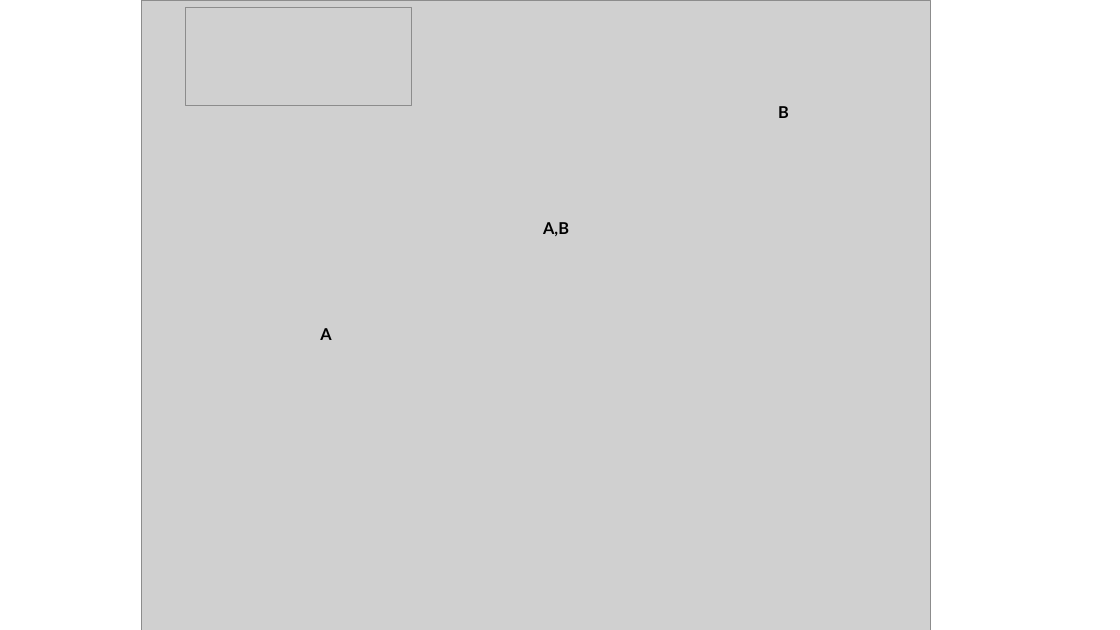
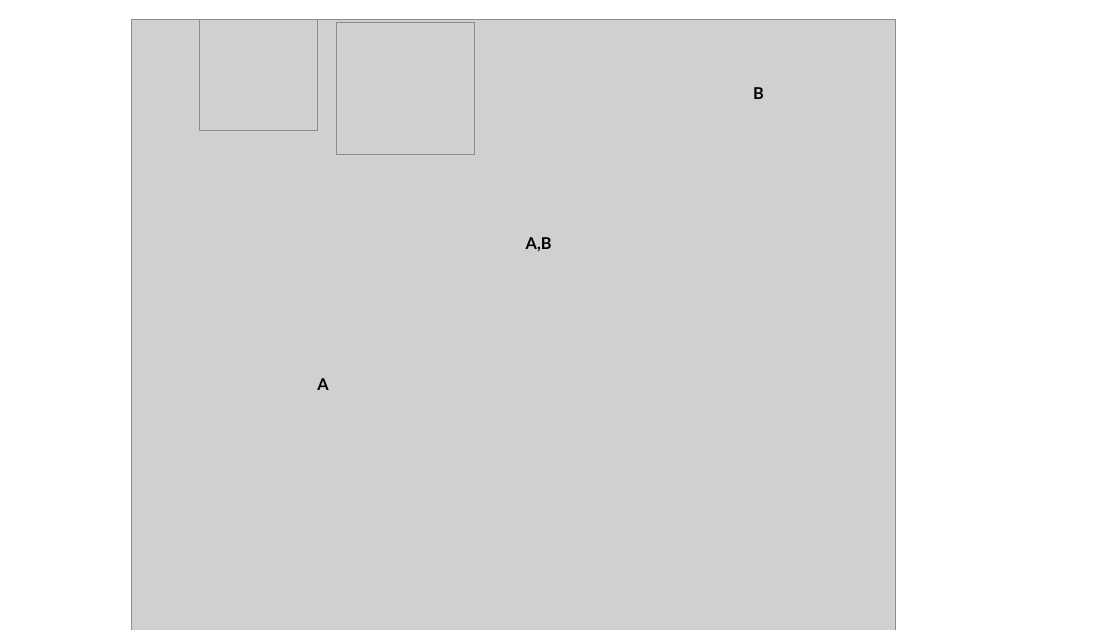
Before and after one commit to daniel1noble/lampro_cort_temp, a slide deck: slide 2 of figures/Figures.pptx. Drawn at 1120x630 pixels with LibreOffice and Linux fonts; fonts in the diff are those of the drawing; grey boxes stand for pictures. Boxes give left, top, right and bottom in pixels: in the first picture for what was removed or moved away, otherwise in the second. Text is boxed around its words. In the diff, an @@ line names an element or a change of style, - is before the commit and + after.

```diff
--- a/figures/Figures.pptx
+++ b/figures/Figures.pptx
@@ picture: place and size @@
-picture at [142,0,931,630]
+picture at [132,19,895,630]
@@ picture removed at [186,8,412,106] @@
@@ picture added at [199,19,318,130] @@
@@ picture added at [336,23,475,155] @@
@@ text "B": place and size @@
-text "B" at [778,106,789,118]
+text "B" at [753,87,764,99]
@@ text "A,B": place and size @@
-text "A,B" at [543,222,569,236]
+text "A,B" at [526,237,552,251]
@@ text "A": place and size @@
-text "A" at [320,328,331,340]
+text "A" at [317,378,328,390]
```
Also in this commit, not shown: 2 other slides changed, 7 slides added, 2 slides removed, 34 other files.
